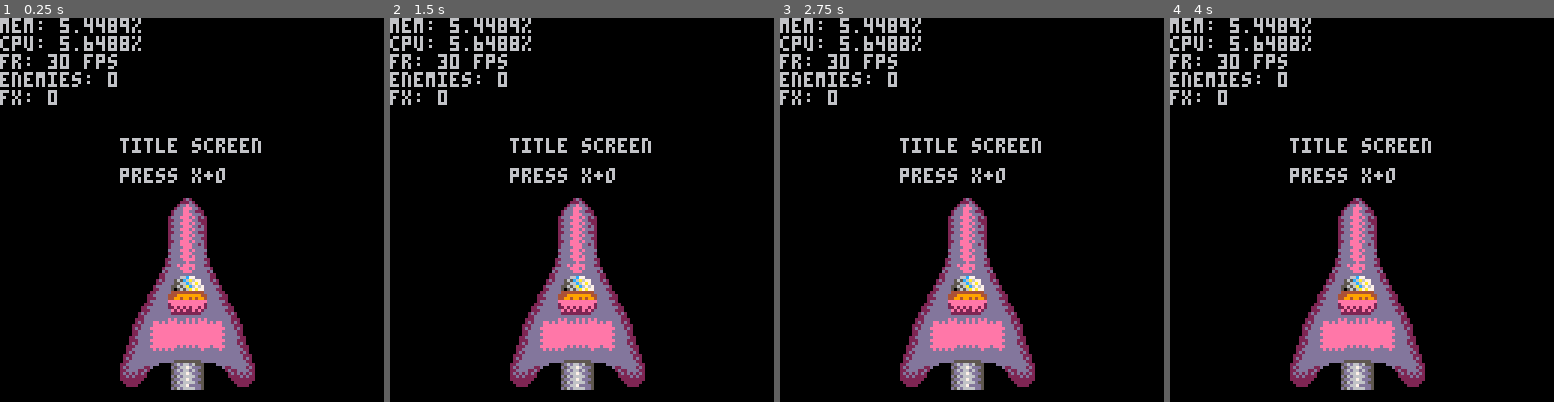
Above: before the commit, frames 1-4 (left to right).
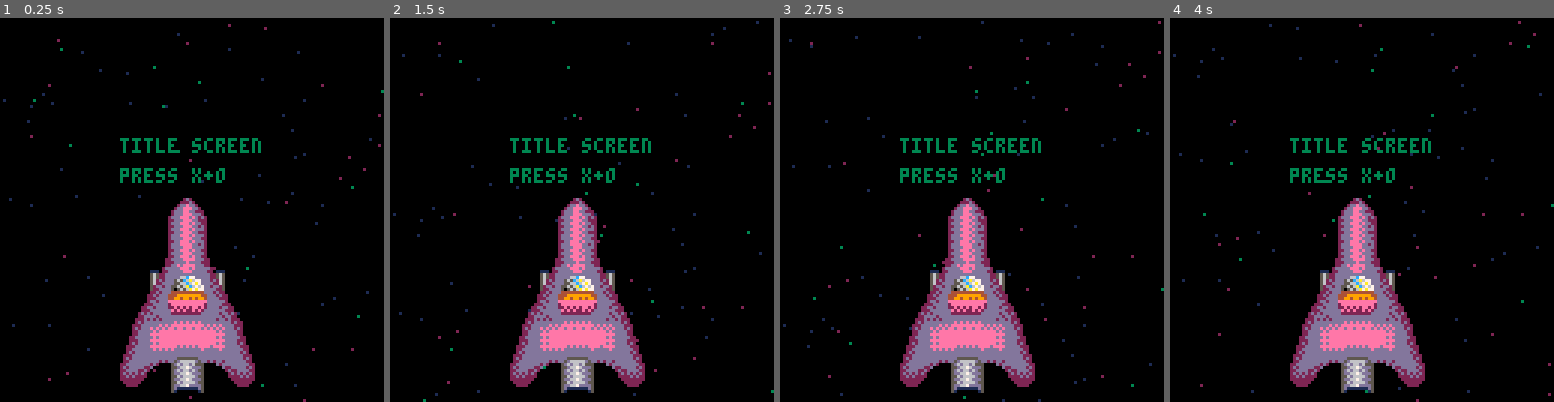
Above: after the commit, the same moments.

Repository: JobenNC/pico-shmup
Game: PICO-8 cartridge pico-shmup.p8
Same seed, same stepped clock (60 frames per second), same inputs: the game is played once before the commit and once after it.
Inputs:
- Up to frame 1 (0.25 s): no input
- Up to frame 2 (1.5 s): tap X (X key) at 0.33, 1.07 s; tap O (Z key) at 0.7 s
- Up to frame 3 (2.75 s): hold Right 1.6-2.1 s; tap O (Z key) at 1.7, 2.1, 2.5 s; tap X (X key) at 1.85 s; hold Up 2.15-2.42 s; hold Right from 2.47 s (still down)
- Up to frame 4 (4 s): tap O (Z key) at 2.9, 3.3, 3.7 s; tap X (X key) at 2.97 s; release Right at 3.03 s; hold Left 3.08-3.58 s; hold Down 3.63-3.97 s

The runs differ from the first frame. In frame 1, 4.7% of the frame differs, in the area x 0-100%, y 0-100%; in frame 2, 4.7%; in frame 3, 4.7%; in frame 4, 4.7%.

Commit message:
new sprites

Diff:
--- a/pico-shmup.p8
+++ b/pico-shmup.p8
@@ -482,6 +482,23 @@
   }
 	}
 end
+
+get_lvl_two_waves = function()
+ return {
+  {
+   wave = get_wave_one(),
+   buffer = 10
+  },
+  {
+  	wave = get_wave_one(),
+  	buffer = 10
+  },
+  {
+  	wave = get_wave_one(),
+  	buffer = 0
+  }
+	}
+end
 -->8
 -- fx
 
@@ -630,14 +647,18 @@
 	 then
 	  if gs_level_one.wave_counter >= 3
 	  then
-	   gs_level_one.waves = get_lvl_one_waves()
-	  	gs_level_one.wave_counter = 1
+	   --gs_level_one.waves = get_lvl_one_waves()
+	  	--gs_level_one.wave_counter = 1
+	  	_upd = gs_level_two.update
+	  	_drw = gs_level_two.draw
+	  	gs_level_two.init(gs_level_two.wave_counter)
 	  else
 	  	gs_level_one.wave_counter += 1
+	  	gs_level_one.init(
+	   	gs_level_one.wave_counter
+	   )
 	  end
-	  gs_level_one.init(
-	   gs_level_one.wave_counter
-	  )
+
 	 end
 	end,
  draw = function()
@@ -672,6 +693,75 @@
  end
 }
 
+gs_level_two = {
+ waves = get_lvl_two_waves(),
+ wave_counter = 1,
+ update = function()
+	 player:update()
+
+	 for _b in all(bullet_list)
+		do
+		 _b:update()
+		end
+
+	 for _e in all(enemy_list)
+	 do
+	  _e:update()
+	 end
+
+	 for _fx in all (fx_list)
+	 do
+	  _fx:update()
+	 end
+
+	 -- reload waves
+	 if #enemy_list == 0
+	 then
+	  if gs_level_two.wave_counter >= 3
+	  then
+	   gs_level_two.waves = get_lvl_two_waves()
+	  	gs_level_two.wave_counter = 1
+	  else
+	  	gs_level_two.wave_counter += 1
+	  end
+	  gs_level_two.init(
+	   gs_level_two.wave_counter
+	  )
+	 end
+	end,
+ draw = function()
+  cls()
+
+  draw_starfield()
+  player:draw()
+  for _b in all(bullet_list)
+		do
+		 _b:draw()
+		end
+
+  for _e in all(enemy_list)
+  do
+   _e:draw()
+  end
+
+  for _fx in all(fx_list)
+  do
+   _fx:draw()
+  end
+	end,
+ init = function(wave_num)
+ -- initiate wave 1
+  --import "./main_sprites.png"
+	 --stop()
+	 for _e in all(
+	  gs_level_two.waves[wave_num].wave
+	 )
+	 do
+	  add(enemy_list, _e)
+	 end
+ end
+}
+
 gs_title_screen = {
  update = function()
 	 if btn(🅾️) and btn(❎)
@@ -684,6 +774,7 @@
 
  draw = function()
   cls()
+  draw_starfield()
   spr(48, 40, 60, 45, 65)
   print("title screen", 40, 40)
   print("press x+o", 40, 50)
@@ -759,6 +850,8 @@
 function _draw()
  _drw()
  -- debug stats
+
+ --[[
  print(
   "mem: "..(stat(1)*100).."%",
   00,
@@ -784,6 +877,7 @@
   00,
   24
  )
+ ]]--
 end
 
 -- call update pointer
Not shown, changed: 32 lines of the sprite sheet (__gfx__) section of pico-shmup.p8
Not shown, changed: main_sprites.aseprite
Not shown, changed: main_sprites.png
